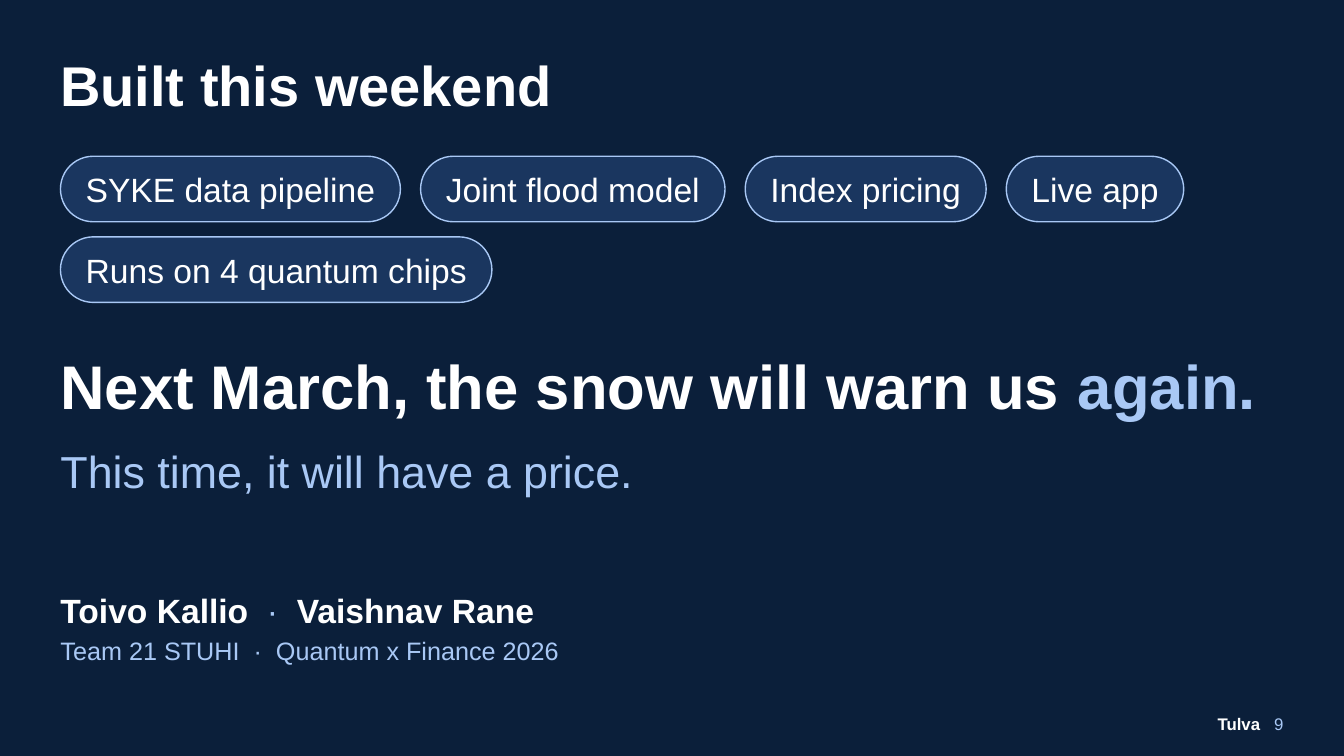
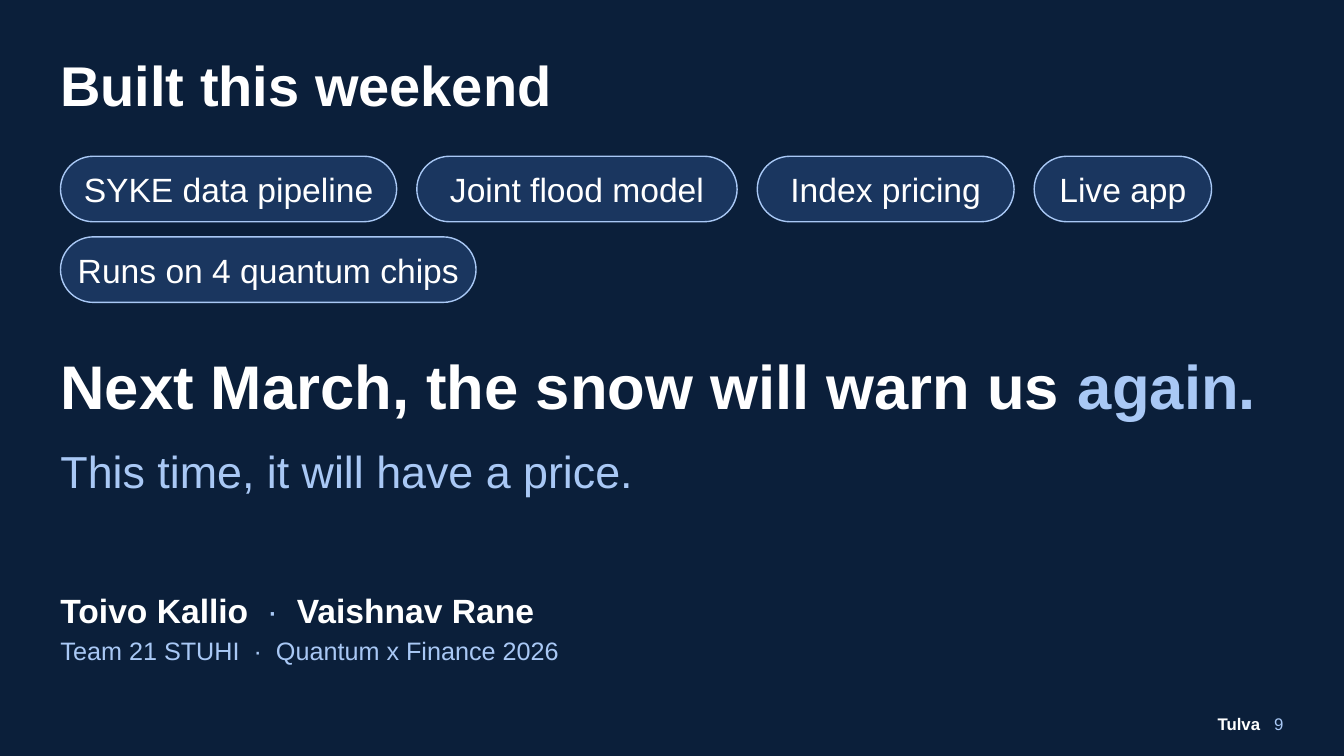
Before and after one commit to Zawaer/tulva, a slide deck: slide 9 of deck/Tulva_QxF2026.pptx. Drawn at 1344x756 pixels with LibreOffice and Linux fonts; fonts in the diff are those of the drawing. Boxes give left, top, right and bottom in pixels: in the first picture for what was removed or moved away, otherwise in the second. Text is boxed around its words. In the diff, an @@ line names an element or a change of style, - is before the commit and + after.

```diff
--- a/deck/Tulva_QxF2026.pptx
+++ b/deck/Tulva_QxF2026.pptx
@@ rounded rectangle: place and size @@
-rounded rectangle at <box>60,156,400,222</box>
+rounded rectangle at <box>60,156,396,222</box>
@@ text "Joint flood model": place and size @@
-text "Joint flood model" at <box>446,177,699,203</box>
+text "Joint flood model" at <box>450,177,703,203</box>
@@ rounded rectangle: place and size @@
-rounded rectangle at <box>420,156,725,222</box>
+rounded rectangle at <box>416,156,737,222</box>
@@ text "Index pricing": place and size @@
-text "Index pricing" at <box>770,177,961,209</box>
+text "Index pricing" at <box>790,177,981,209</box>
@@ rounded rectangle: place and size @@
-rounded rectangle at <box>745,156,986,222</box>
+rounded rectangle at <box>757,156,1014,222</box>
@@ text "Live app": place and size @@
-text "Live app" at <box>1031,177,1158,209</box>
+text "Live app" at <box>1059,177,1186,209</box>
@@ rounded rectangle: place and size @@
-rounded rectangle at <box>1006,156,1184,222</box>
+rounded rectangle at <box>1034,156,1212,222</box>
@@ text "Runs on 4 quantum chips": place and size @@
-text "Runs on 4 quantum chips" at <box>86,258,466,290</box>
+text "Runs on 4 quantum chips" at <box>78,258,458,290</box>
@@ rounded rectangle: place and size @@
-rounded rectangle at <box>60,237,492,302</box>
+rounded rectangle at <box>60,237,476,302</box>
```
Also in this commit, not shown: 43 other files.
